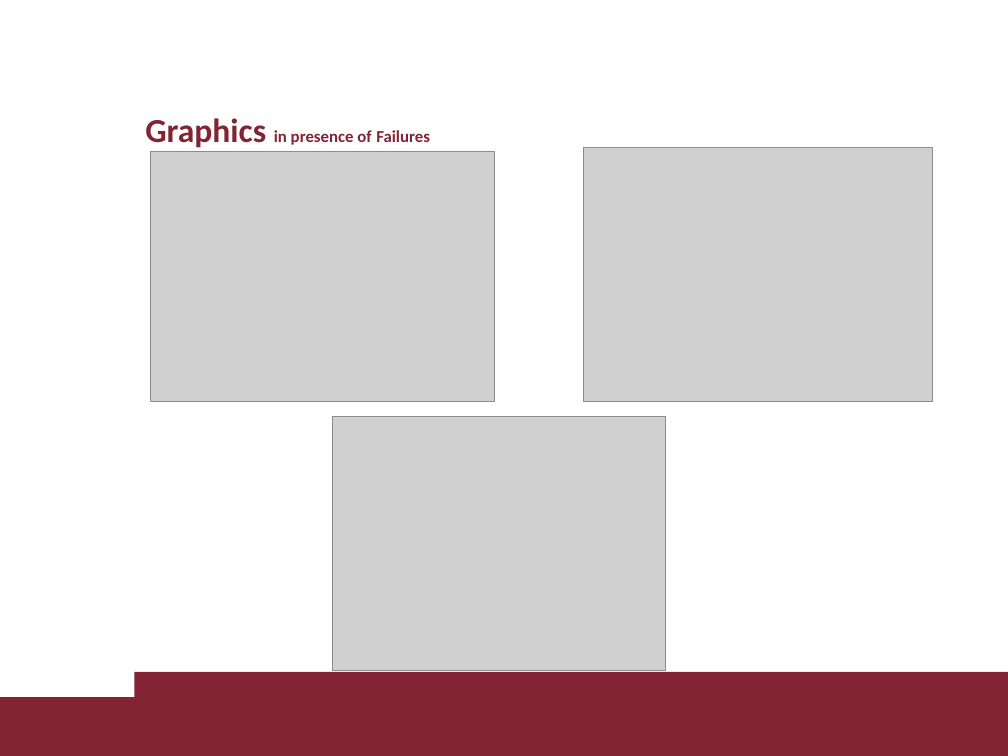
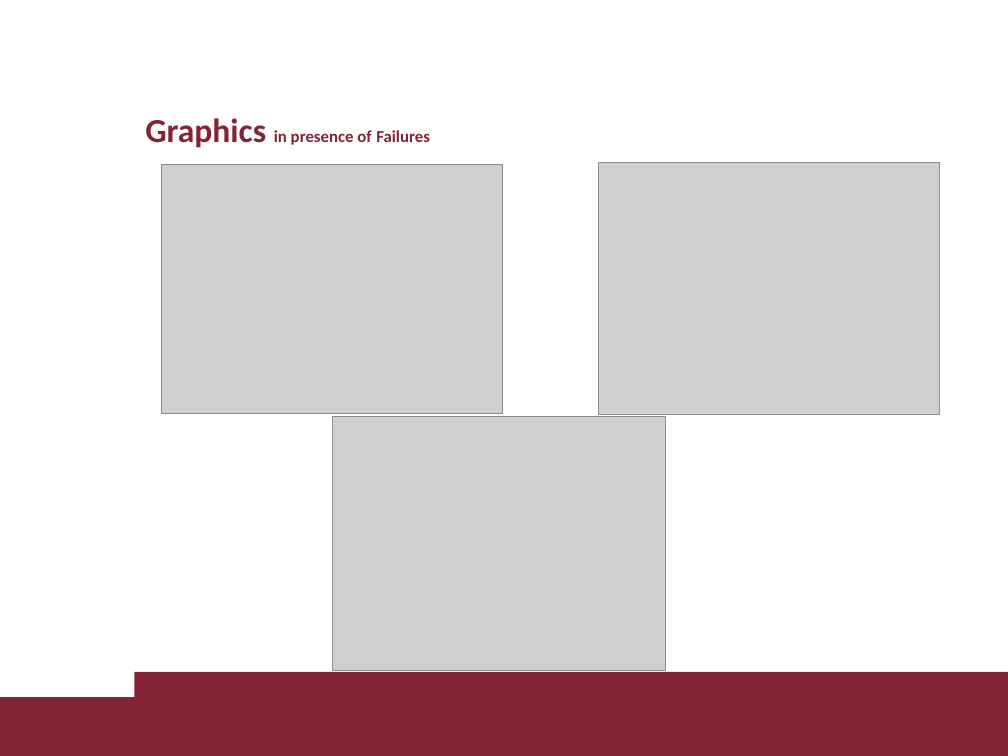
Before and after one commit to fed21/the-price-of-validity, a slide deck: slide 20 of dds_project_ppt.pptx. Drawn at 1008x756 pixels with LibreOffice and Linux fonts; fonts in the diff are those of the drawing; grey boxes stand for pictures; background and template pictures are left out. Boxes give left, top, right and bottom in pixels: in the first picture for what was removed or moved away, otherwise in the second. Text is boxed around its words. In the diff, an @@ line names an element or a change of style, - is before the commit and + after.

```diff
--- a/dds_project_ppt.pptx
+++ b/dds_project_ppt.pptx
@@ picture: place and size @@
-picture at box(150, 151, 494, 402)
+picture at box(162, 164, 503, 413)
@@ picture: place and size @@
-picture at box(584, 148, 932, 402)
+picture at box(599, 162, 940, 415)
```
Also in this commit, not shown: 2 other slides changed.
